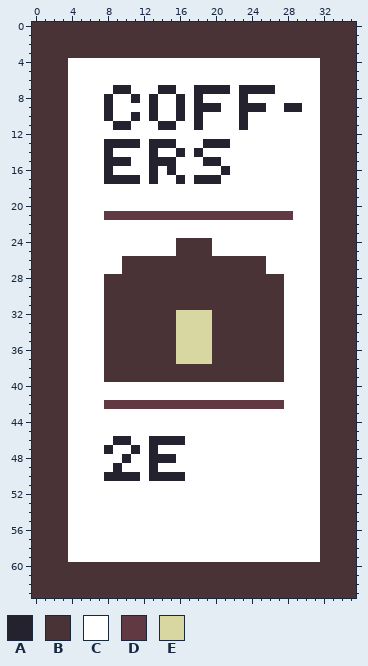
Pixel-art sprite -- core/assets/CoffersCard.png. Above: the version before the commit.
The file is 36x64 pixels.
Palette (. is transparent): A #24222e  B #4a3337  C #ffffff  D #613943  E #d9d7a1
The same view after the edit:
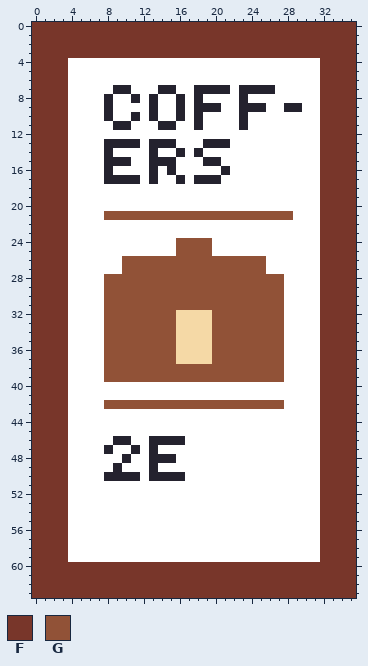
Colours new in this view: F #78362a  G #915237
Message: Made card colour-scheme more vibrant
Change:
colour E: #d9d7a1 -> #f5d9a6
y 0..3: x 0..35 BBBBBBBBBBBBBBBBBBBBBBBBBBBBBBBBBBBB -> FFFFFFFFFFFFFFFFFFFFFFFFFFFFFFFFFFFF
y 4..20: x 0..3 BBBB -> FFFF; x 32..35 BBBB -> FFFF
y 21: x 0..3 BBBB -> FFFF; x 8..28 DDDDDDDDDDDDDDDDDDDDD -> GGGGGGGGGGGGGGGGGGGGG; x 32..35 BBBB -> FFFF
y 22..23: x 0..3 BBBB -> FFFF; x 32..35 BBBB -> FFFF
y 24..25: x 0..3 BBBB -> FFFF; x 16..19 BBBB -> GGGG; x 32..35 BBBB -> FFFF
y 26..27: x 0..3 BBBB -> FFFF; x 10..25 BBBBBBBBBBBBBBBB -> GGGGGGGGGGGGGGGG; x 32..35 BBBB -> FFFF
y 28..31: x 0..3 BBBB -> FFFF; x 8..27 BBBBBBBBBBBBBBBBBBBB -> GGGGGGGGGGGGGGGGGGGG; x 32..35 BBBB -> FFFF
y 32..37: x 0..3 BBBB -> FFFF; x 8..15 BBBBBBBB -> GGGGGGGG; x 20..27 BBBBBBBB -> GGGGGGGG; x 32..35 BBBB -> FFFF
y 38..39: x 0..3 BBBB -> FFFF; x 8..27 BBBBBBBBBBBBBBBBBBBB -> GGGGGGGGGGGGGGGGGGGG; x 32..35 BBBB -> FFFF
y 40..41: x 0..3 BBBB -> FFFF; x 32..35 BBBB -> FFFF
y 42: x 0..3 BBBB -> FFFF; x 8..27 DDDDDDDDDDDDDDDDDDDD -> GGGGGGGGGGGGGGGGGGGG; x 32..35 BBBB -> FFFF
y 43..59: x 0..3 BBBB -> FFFF; x 32..35 BBBB -> FFFF
y 60..63: x 0..35 BBBBBBBBBBBBBBBBBBBBBBBBBBBBBBBBBBBB -> FFFFFFFFFFFFFFFFFFFFFFFFFFFFFFFFFFFF
Where, in picture pixels (left, top, right, bottom), the same in both pictures:
changed: (32, 22, 356, 598)
